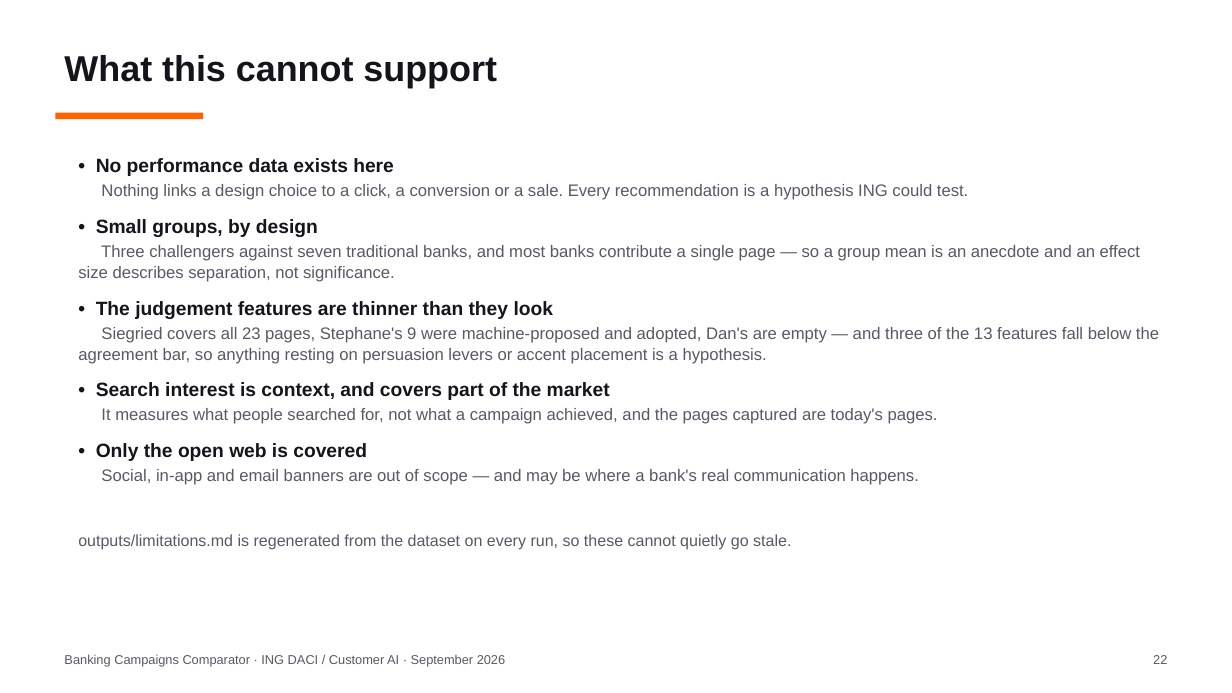
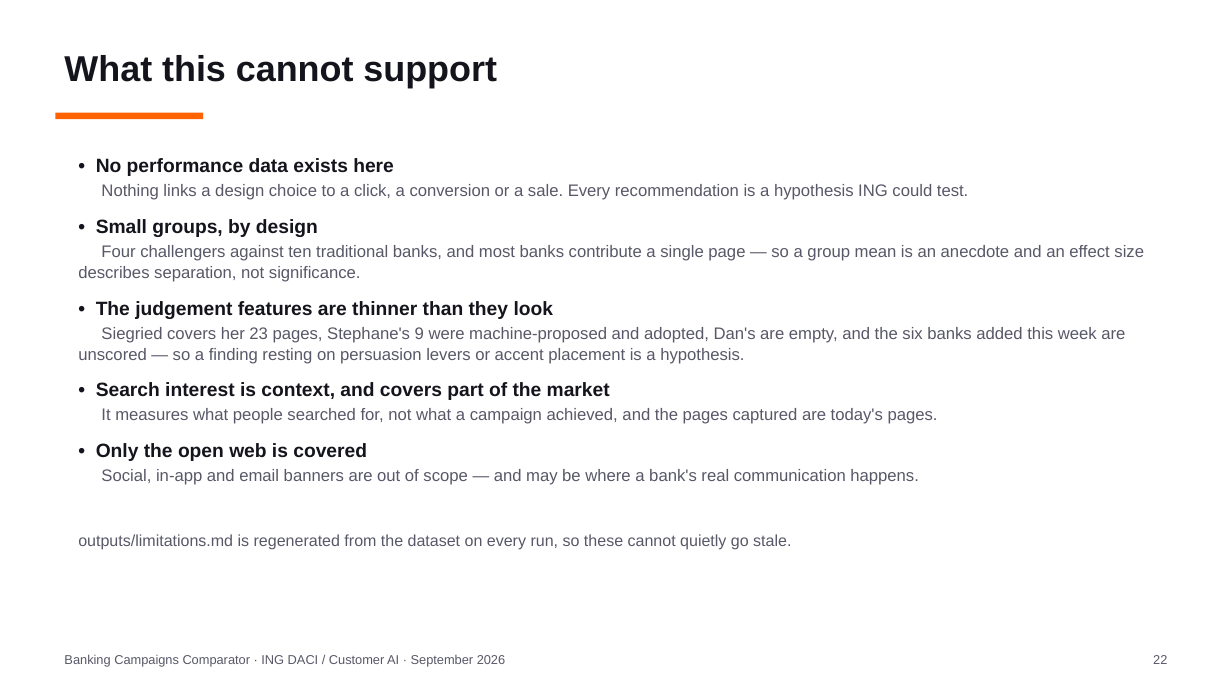
Before and after one commit to Siegried81/ing-usecase, a slide deck: slide 22 of docs/Banking_Campaigns_Comparator.pptx. Drawn at 1232x693 pixels with LibreOffice and Linux fonts; fonts in the diff are those of the drawing. Boxes give left, top, right and bottom in pixels: in the first picture for what was removed or moved away, otherwise in the second. Text is boxed around its words. In the diff, an @@ line names an element or a change of style, - is before the commit and + after.

Commit message:
feat: capture BNP Paribas Fortis, add CBC and Keytrade - 16 pages / 14 banks
The coverage gap the report was still showing is closed. ING's list is now
complete except for banks that publish no comparable page at all.

BNP Paribas Fortis: every headless client returned HTTP 503 on every path,
including the homepage, with any User-Agent and in both bundled Chromium and
real Chrome. Measured across four variants, the discriminator was headlessness
itself - the same URL in a headful browser returned 200 and the real page. The
targets file gained method: headful, which launches a real visible Chrome for
that host only. This is not evasion and not the manual-save path: robots.txt
still allows the path and is checked before every fetch, exactly one request is
made per page, and nothing rotates IP, session or identity. Reverting is one
line per target if the team reads LC-04 more strictly.

Keytrade Bank: its KeyPack is the current-account package, but the site never
reaches networkidle (consent and analytics keep loading) and the headless client
stalled. render() now also takes wait_until and timeout_ms per target, and
Keytrade uses domcontentloaded with a 60s budget.

CBC (KBC Group's francophone brand) captured headless like any other target.

Registries: headful_render added to the frozen collection_method enum, and cbc
and keytrade added to the frozen bank enum, BANK_CATEGORY and BRAND_COLOURS
(CBC's accent #0097db from its own logos-cbc.svg, Keytrade's #03b3d9 from its
declared theme-color). check_schema_freeze.py passes.

Also fixed: limitations.md claimed Trends 'covers three of the nine banks' - a
hard-coded count that had already rotted. It now says it covers the banks in
Dan's export rather than every bank compared, which cannot go stale.

Checked and excluded, and not because of robots (all allow): Fintro (BNP's
agent-network brand, no comparable landing page), Bank Nagelmackers (private
banking; 1,052 sitemap URLs contain no retail current-account product page),
Triodos Belgium (current account is business-only), bpost bank (absorbed into
BNP), AXA Bank (merged into Crelan).

Result: current_account_pack compares 16 pages across 14 banks, nothing
excluded, ING 0.201. Deck and video rebuilt on the new snapshot; 368 tests pass.

```diff
--- a/docs/Banking_Campaigns_Comparator.pptx
+++ b/docs/Banking_Campaigns_Comparator.pptx
@@ text at (x1=78, y1=245, x2=1144, y2=282): text changed @@
-Three challengers against seven traditional banks, and most banks contribute a single page — so a group mean is an anecdote and an effect size describes separation, not significance.
+Four challengers against ten traditional banks, and most banks contribute a single page — so a group mean is an anecdote and an effect size describes separation, not significance.
@@ text at (x1=78, y1=327, x2=1125, y2=364): text changed @@
-Siegried covers all 23 pages, Stephane's 9 were machine-proposed and adopted, Dan's are empty — and three of the 13 features fall below the agreement bar, so anything resting on persuasion levers or accent placement is a hypothesis.
+Siegried covers her 23 pages, Stephane's 9 were machine-proposed and adopted, Dan's are empty, and the six banks added this week are unscored — so a finding resting on persuasion levers or accent placement is a hypothesis.
```
Also in this commit, not shown: 4 other slides changed, 15 other files.
